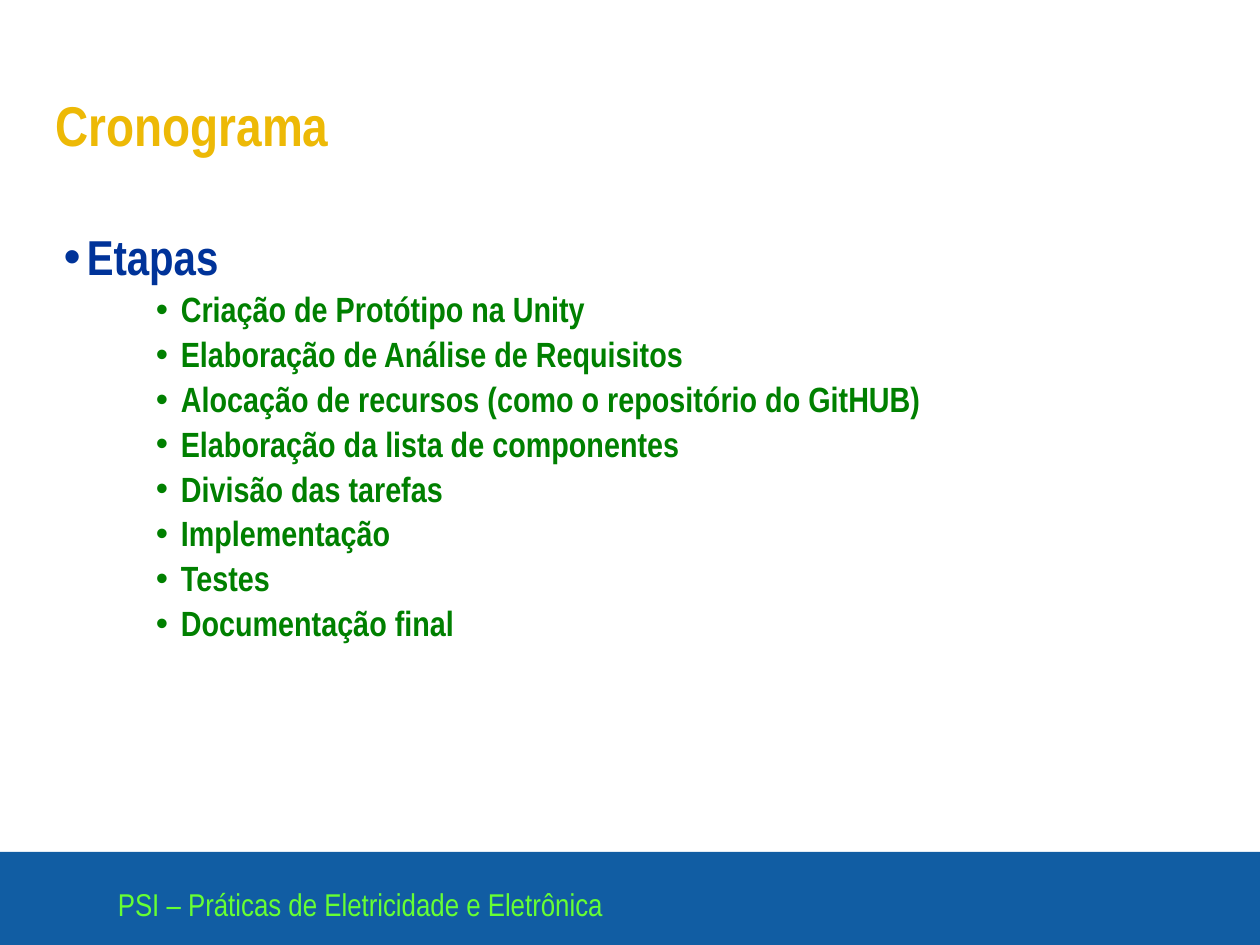
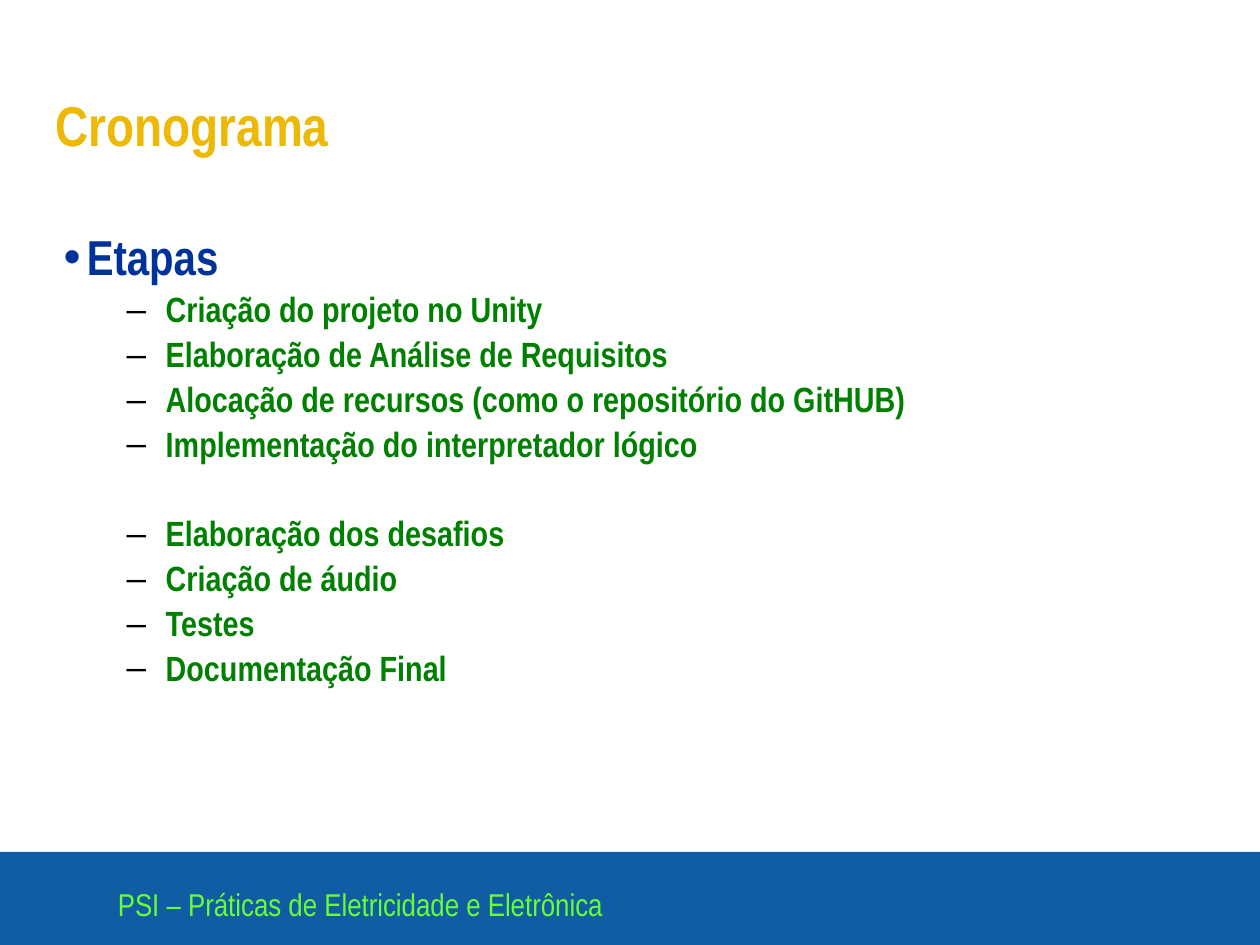
Before and after one commit to rafaelimai/Circuito-RLM, a slide deck: slide 7 of Apresentações de Slide e Documentação/Apresentação 1 - 97-2003.ppt. Drawn at 1260x945 pixels with LibreOffice and Linux fonts; fonts in the diff are those of the drawing; background and template pictures are left out. Boxes give left, top, right and bottom in pixels: in the first picture for what was removed or moved away, otherwise in the second. Text is boxed around its words. In the diff, an @@ line names an element or a change of style, - is before the commit and + after.

```diff
--- a/Apresentações de Slide e Documentação/Apresentação 1 - 97-2003.ppt
+++ b/Apresentações de Slide e Documentação/Apresentação 1 - 97-2003.ppt
@@ text at box(166, 296, 543, 330): text changed @@
-    • Criação de Protótipo na Unity
+  – Criação do projeto no Unity
@@ text at box(166, 341, 905, 637): bullet • to –; list level 3 to 2 in "Elaboração de Análise de Requisitos"; bullet colour #008000 to #000000; list level 3 to 2 in "Alocação de recursos (como o ..."; list level 3 to 2 in "Testes" @@
@@ text at box(166, 431, 698, 598): text changed @@
-    • Elaboração da lista de componentes
-    • Divisão das tarefas
-    • Implementação
+  – Implementação do interpretador lógico
+  – Elaboração dos desafios
+  – Criação de áudio
@@ text at box(166, 655, 447, 688): text changed @@
-    • Documentação final
+  – Documentação Final
```
